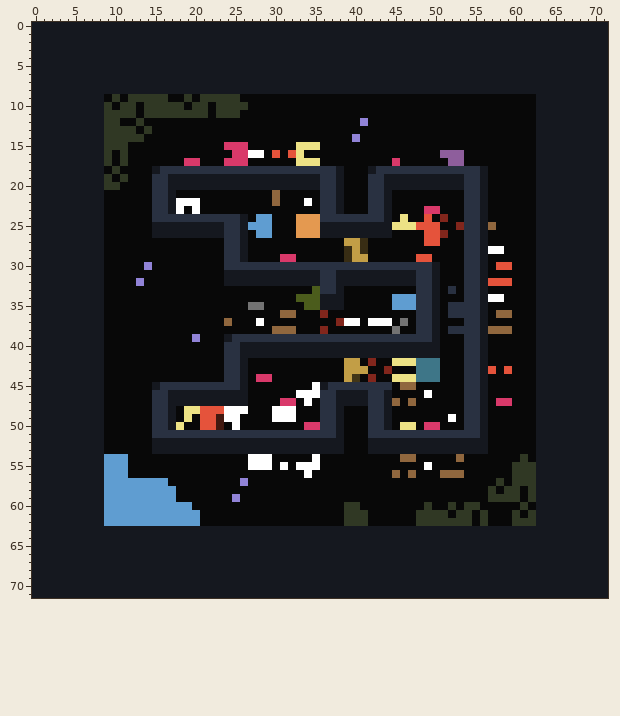
One commit to this sprite sheet: 201level.png. That is the earlier state.
The file is 72x72 pixels. Colours within 5 levels of each other are drawn and written as one.
Once edited:
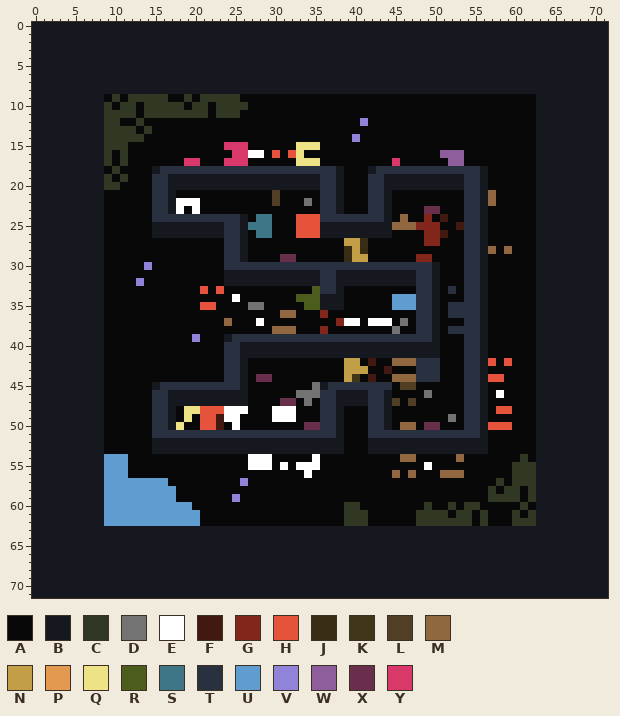
Palette (. is transparent): A #080808  B #15181f  C #303824  D #737373  E #ffffff  F #421910  G #82261c  H #e5533b  J #382d14  K #423618  L #503f24  M #90673e  N #c29e46  P #e49950  Q #ede285  R #4b5c1c  S #3e7688  T #293141  U #5f9dd1  V #9183d7  W #8e5e9c  X #682e4c  Y #d9396a
What changed:
Colour E becomes colour A in row 28 at x 58; in row 34 at x 57 to 58.
Colour H becomes colour A in row 30 at x 58 to 59; in row 32 at x 57 to 59; in row 43 at x 57 and 59.
Colour M becomes colour A in row 25 at x 57; in row 36 at x 58 to 59; in row 38 at x 57 to 59.
Colour Y becomes colour A in row 47 at x 58 to 59.
Colour E becomes colour D in row 22 at x 34; in row 45 at x 35; in row 46 at x 33 to 35 and 49; in row 47 at x 34; in row 49 at x 52.
Colour A becomes colour E in row 34 at x 25; in row 46 at x 58.
Colour G becomes colour F in row 24 at x 51; in row 25 at x 53; in row 26 at x 51; in row 42 at x 42; in row 43 at x 44; in row 44 at x 42.
Colour H becomes colour G in row 24 at x 49; in row 25 at x 48 to 50; in rows 26 to 27 at x 49 to 50; in row 29 at x 48 to 49.
Colour A becomes colour H in row 33 at x 21 and 23; in row 35 at x 21 to 22; in row 42 at x 57 and 59; in row 44 at x 57 to 58; in row 48 at x 58 to 59; in row 50 at x 57 to 59.
Colour P becomes colour H in rows 24 to 26 at x 33 to 35.
Colour M becomes colour L in rows 21 to 22 at x 30; in row 45 at x 46 to 47; in row 47 at x 45 and 47.
Colour A becomes colour M in rows 21 to 22 at x 57; in row 28 at x 59.
Colour E becomes colour M in row 28 at x 57.
Colour Q becomes colour M in row 24 at x 46; in row 25 at x 45 to 47; in row 42 at x 45 to 47; in row 44 at x 45 to 47; in row 50 at x 46 to 47.
Colour U becomes colour S in row 24 at x 28 to 29; in row 25 at x 27 to 29; in row 26 at x 28 to 29.
Colour S becomes colour T in rows 42 to 44 at x 48 to 50.
Colour Y becomes colour X in row 23 at x 49 to 50; in row 29 at x 31 to 32; in row 44 at x 28 to 29; in row 47 at x 31 to 32; in row 50 at x 34 to 35 and 49 to 50.
Where, in picture pixels (left, top, right, bottom), the same in both pictures:
changed: (248, 190, 320, 262)
changed: (488, 190, 512, 334)
changed: (392, 206, 464, 262)
changed: (200, 286, 240, 310)
changed: (368, 358, 456, 430)
changed: (488, 358, 512, 430)
changed: (256, 374, 320, 430)
